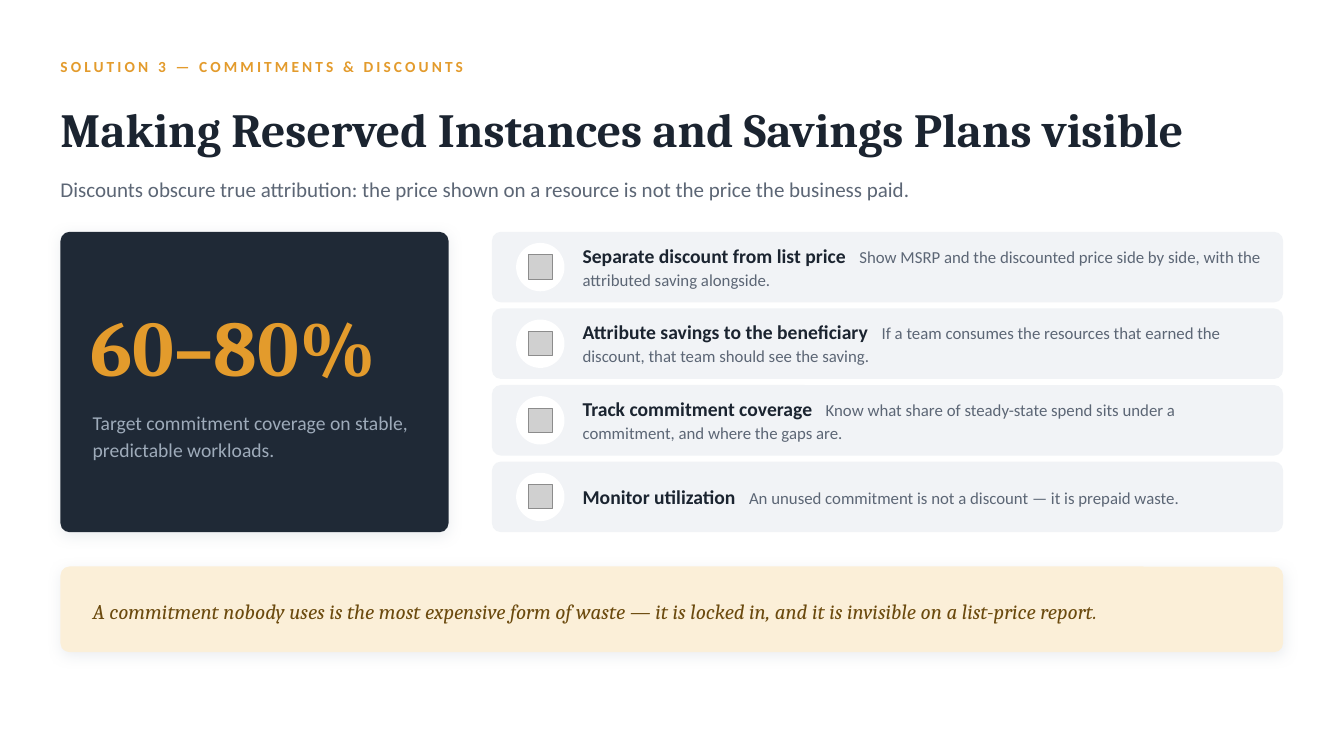
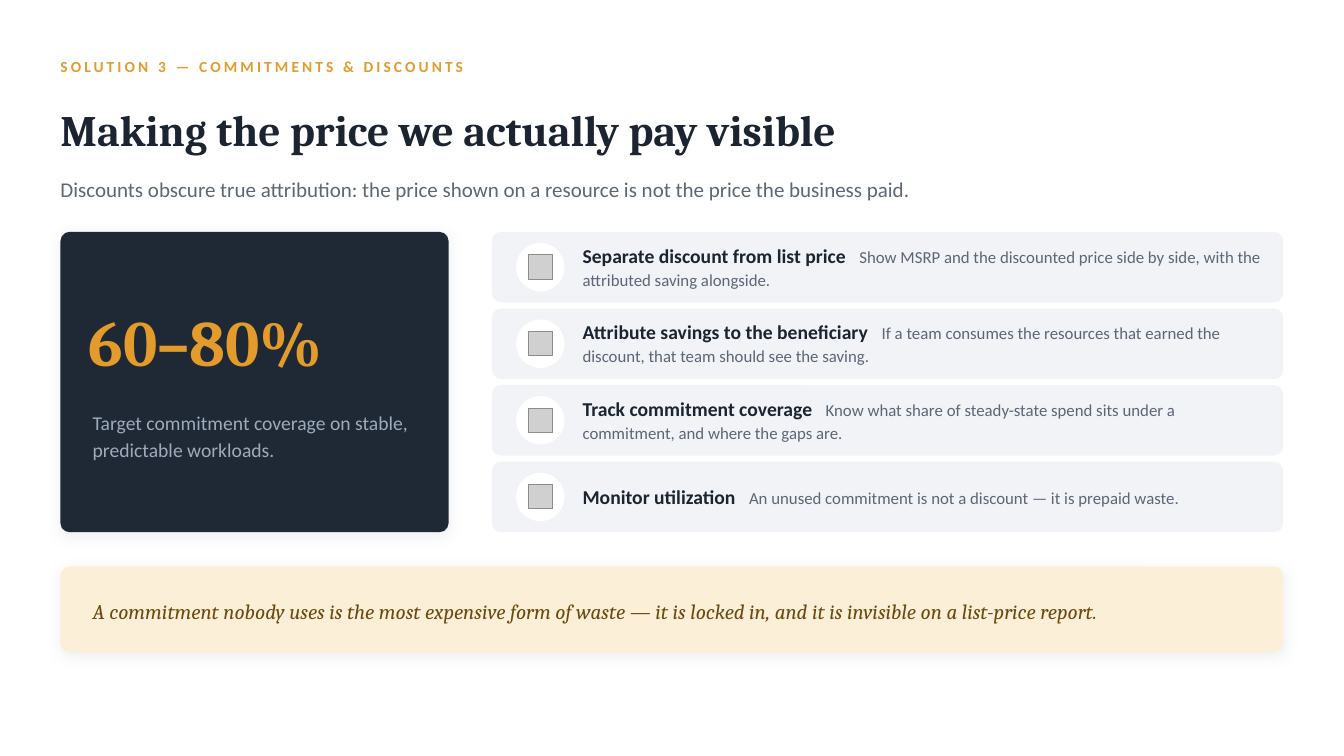
Before and after one commit to arielga5-code/Finops, a slide deck: slide 9 of presentations/finops-gaining-visibility.pptx. Drawn at 1344x756 pixels with LibreOffice and Linux fonts; fonts in the diff are those of the drawing; grey boxes stand for pictures. Boxes give left, top, right and bottom in pixels: in the first picture for what was removed or moved away, otherwise in the second. Text is boxed around its words. In the diff, an @@ line names an element or a change of style, - is before the commit and + after.

```diff
--- a/presentations/finops-gaining-visibility.pptx
+++ b/presentations/finops-gaining-visibility.pptx
@@ text at [60,115,836,156]: text changed; size 34 to 31 pt @@
-Making Reserved Instances and Savings Plans visible
+Making the price we actually pay visible
@@ text "60–80%" at [89,322,323,368]: size 56 to 46 pt @@
```
Also in this commit, not shown: 12 other slides changed, 9 other files.
